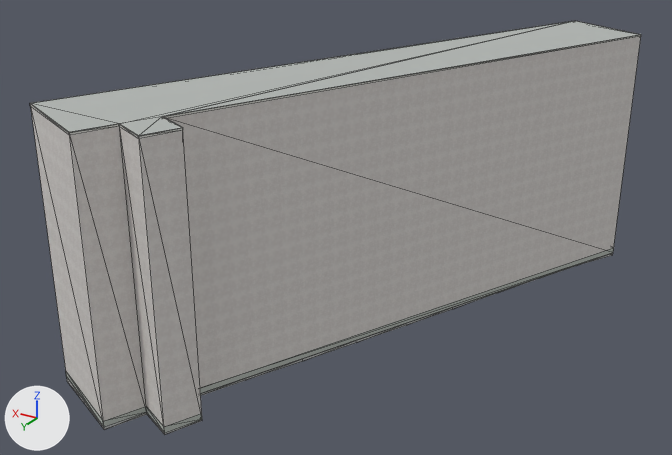
A saved change to the Blender file assets/blender/buildings/osm-way-570947099.blend.
One viewpoint serves both versions: a 50 mm camera at (-23.0, 44.1, 26.9) aimed at (2.7, 1.2, 5.5). Lighting does not change. The marker at lower left points along +X, +Y and +Z. The older version comes first. Mesh edges are drawn as thin lines.

The scene before the commit, as lines of its bpy script (objects in view):
```python
ob_reality_570947099_near_reality_concrete_plinth = bpy.data.objects.new('reality 570947099 near reality concrete plinth', me_reality_570947099_near_reality_concrete_plinth)
ob_reality_570947099_near_reality_concrete_plinth.parent = ob_osm_way_570947099
ob_reality_570947099_near_reality_concrete_plinth.location = (0.0, 0.0, 0.0)
ob_reality_570947099_near_reality_flat_weathered_roof = bpy.data.objects.new('reality 570947099 near reality flat weathered roof', me_reality_570947099_near_reality_flat_weathered_roof)
ob_reality_570947099_near_reality_flat_weathered_roof.parent = ob_osm_way_570947099
ob_reality_570947099_near_reality_flat_weathered_roof.location = (0.0, 0.0, 0.0)
ob_reality_570947099_near_reality_pale_aluminum_sill = bpy.data.objects.new('reality 570947099 near reality pale aluminum sill', me_reality_570947099_near_reality_pale_aluminum_sill)
ob_reality_570947099_near_reality_pale_aluminum_sill.parent = ob_osm_way_570947099
ob_reality_570947099_near_reality_pale_aluminum_sill.location = (0.0, 0.0, 0.0)
# also in view: 'reality 570947099 near reality aged pale plaster' at (1.0, -0.4, 7.5); 'building foundation 570947099' at (1.0, -0.4, -0.7)
```
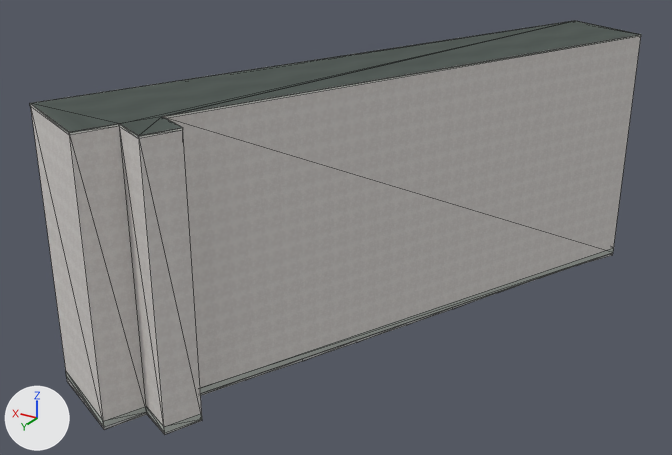
What differs and where, as boxes [x1, y1, x2, y2] in the pictures (672 x 455 px):
'reality 570947099 near reality flat weathered roof', surface changed (darker): [31, 21, 641, 136] in both
part 1 of me_reality_570947099_near_reality_pale_aluminum_sill, added: after [30, 22, 641, 139]

What changed in the scene script:
```text
Add img_roof_normal_png:
    img_roof_normal_png = load_image('roof-normal.png', '../../../public/models/architecture/textures/roof-normal.png', 256, 256, 'Non-Color')
Add img_roof_color_png:
    img_roof_color_png = load_image('roof-color.png', '../../../public/models/architecture/textures/roof-color.png', 256, 256, 'sRGB')
Change mat_reality_flat_weathered_roof:
    remove # nodes: BsdfPrincipled, OutputMaterial
    remove # colours: grey #b3b7b4
    nodes: BsdfPrincipled, MixRGB, NormalMap, OutputMaterial, TexImage x2
    colours: white #ffffff
    uses the picture img_roof_color_png
    uses the picture img_roof_normal_png
Change me_reality_570947099_near_reality_pale_aluminum_sill:
    used by ob_reality_570947099_near_reality_pale_aluminum_sill; parent = ob_osm_way_570947099; location = (0.0, 0.0, 0.0)
    remove me_reality_570947099_near_reality_pale_aluminum_sill.from_pydata(...)  # 32 vertices, 16 faces; spans x -9.4..11.3, y -18.2..17.3, z 14.9..15.0
    add me_reality_570947099_near_reality_pale_aluminum_sill.from_pydata(...)  # 64 vertices, 32 faces; spans x -9.4..11.3, y -18.2..17.3, z 14.9..15.0
    me_reality_570947099_near_reality_pale_aluminum_sill part 1: 28 vertices added at x -9.4..11.3, y -18.2..17.3, z 15.0
    other edits to the shape of me_reality_570947099_near_reality_pale_aluminum_sill do not show in these pictures
```
